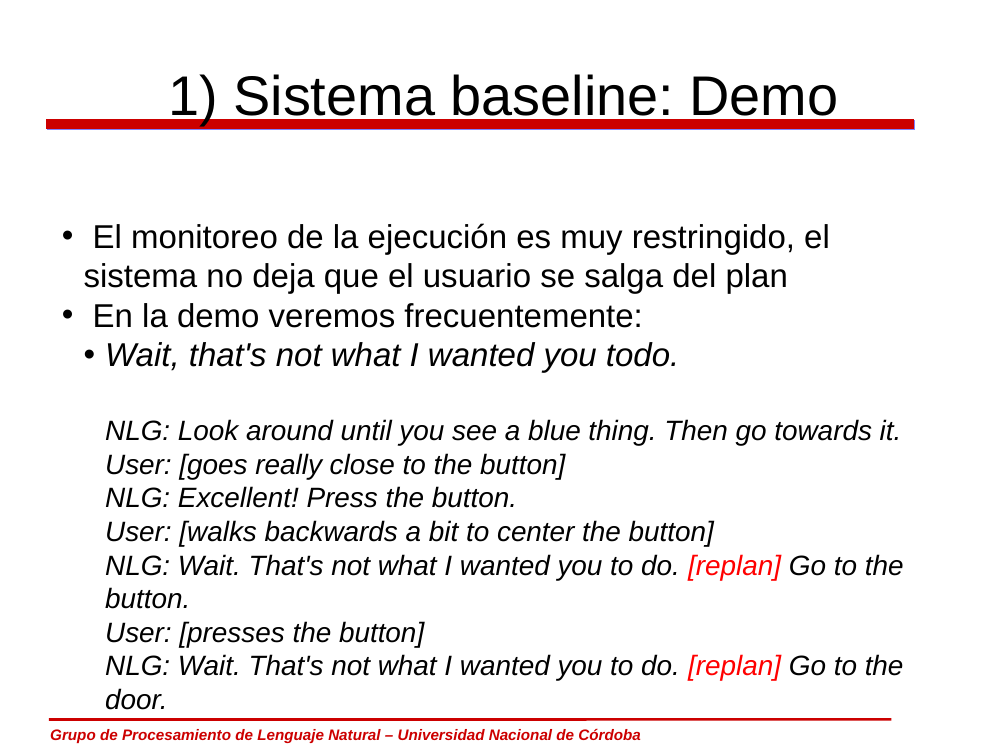
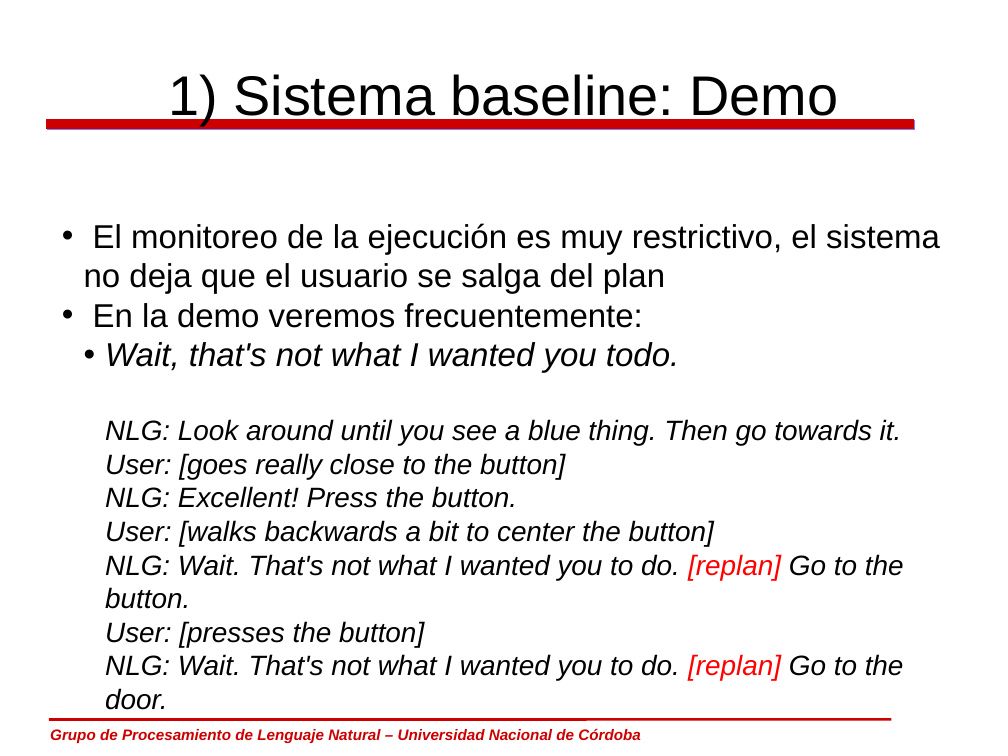
Before and after one commit to carlosareces/elic10, a slide deck: slide 14 of slides/dia5.odp. Drawn at 1008x756 pixels with LibreOffice and Linux fonts; fonts in the diff are those of the drawing; background and template pictures are left out. Boxes give left, top, right and bottom in pixels: in the first picture for what was removed or moved away, otherwise in the second. Text is boxed around its words. In the diff, an @@ line names an element or a change of style, - is before the commit and + after.

```diff
--- a/slides/dia5.odp
+++ b/slides/dia5.odp
@@ text at [84, 223, 940, 294]: text changed @@
-• El monitoreo de la ejecución es muy restringido, el sistema no deja que el usuario se salga del plan
+• El monitoreo de la ejecución es muy restrictivo, el sistema no deja que el usuario se salga del plan
```
Also in this commit, not shown: 5 other slides changed, 4 slides added, 1 other file.
